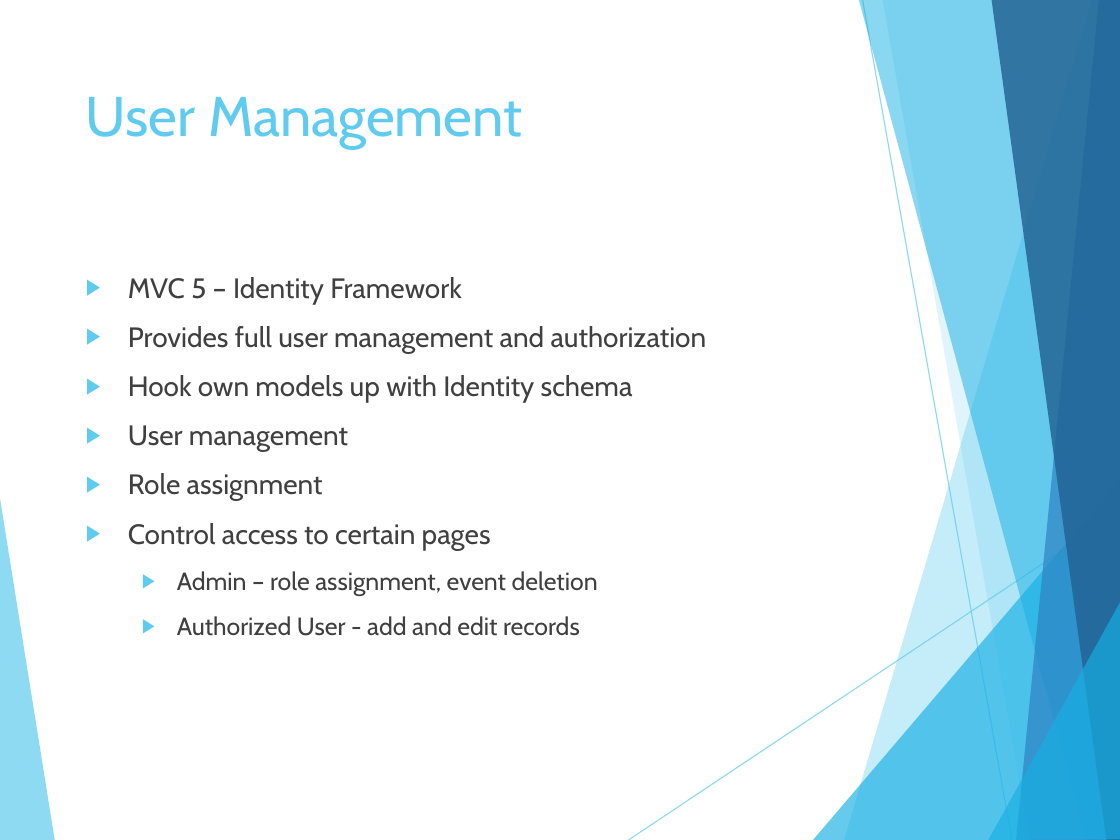
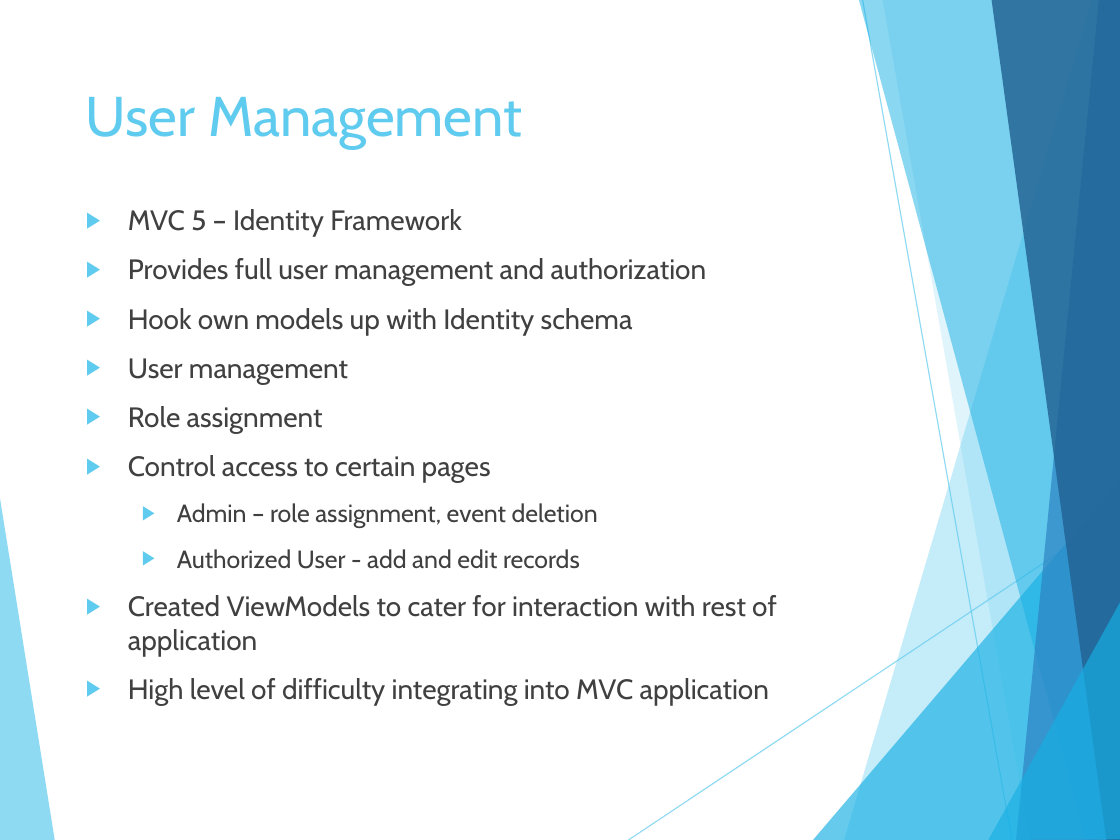
Before and after one commit to andburn-archive/maps-ent, a slide deck: slide 7 of documentation/Mapsago.pptx (slide 5 before the commit). Drawn at 1120x840 pixels with LibreOffice and Linux fonts; fonts in the diff are those of the drawing. Boxes give left, top, right and bottom in pixels: in the first picture for what was removed or moved away, otherwise in the second. Text is boxed around its words. In the diff, an @@ line names an element or a change of style, - is before the commit and + after.

Commit message:
Update presentation

```diff
--- a/documentation/Mapsago.pptx
+++ b/documentation/Mapsago.pptx
@@ text "MVC 5 – Identity Framework": place and size @@
-text "MVC 5 – Identity Framework" at (128, 277, 707, 636)
+text "MVC 5 – Identity Framework" at (128, 209, 777, 705)
@@ text at (128, 595, 777, 705): paragraphs added @@
+▶ Created ViewModels to cater for interaction with rest of application
+▶ High level of difficulty integrating into MVC application
```
Also in this commit, not shown: 3 other slides changed, 4 slides added, 11 other files.
